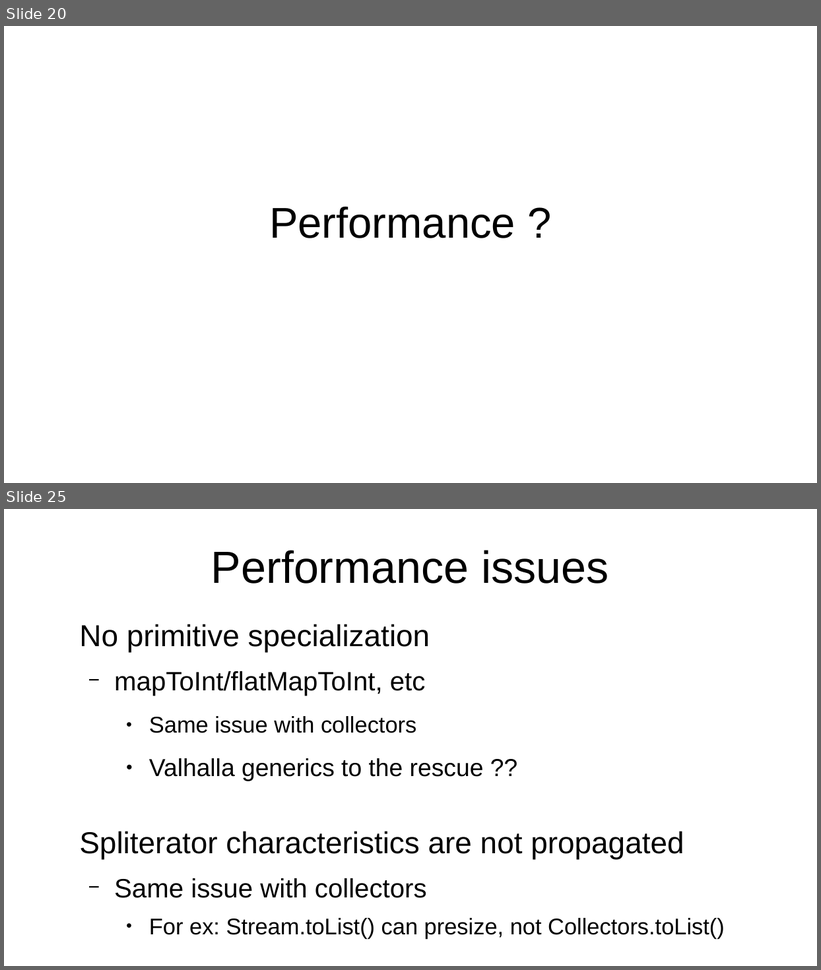
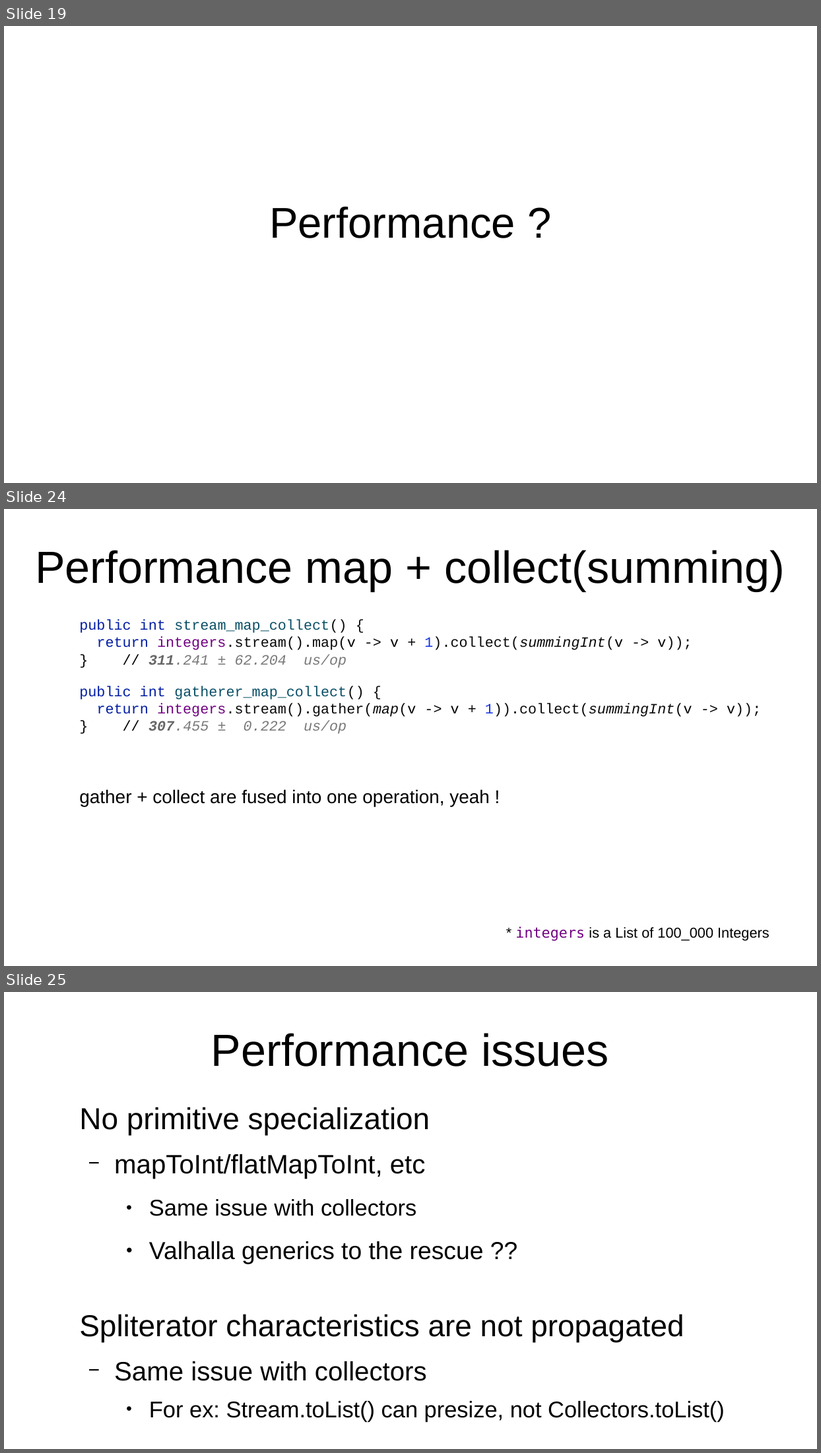
Before and after one commit to forax/we_are_all_to_gather, a slide deck: We are all to gather.odp. Shown one above the other, each under a label of ours: slides 20 and 25 before the commit, slides 19, 24 and 25 after it; the slides between them are not shown. The pictures are 821x970 and 821x1453 pixels, drawn with LibreOffice and Linux fonts; fonts in the diff are those of the drawing. Boxes give left, top, right and bottom in pixels: in the first picture for what was removed or moved away, otherwise in the second. Text is boxed around its words. In the diff, an @@ line names an element or a change of style, - is before the commit and + after.

```diff
--- a/We are all to gather.odp
+++ b/We are all to gather.odp
@@ slide 24 added at (4,509,817,966), background #FFFFFF @@
@@ title added at (35,550,785,591), 44 pt, text #000000 @@
+Performance map + collect(summing)
@@ text added at (79,620,761,807), 14 pt, text #090909 @@
+public int stream_map_collect() {
+return integers.stream().map(v -> v + 1).collect(summingInt(v -> v));
+} // 311.241 ± 62.204 us/op
+public int gatherer_map_collect() {
+return integers.stream().gather(map(v -> v + 1)).collect(summingInt(v -> v));
+} // 307.455 ± 0.222 us/op
+gather + collect are fused into one operation, yeah !
@@ text added at (516,927,770,941), 14 pt, text #000000 @@
+* integers is a List of 100_000 Integers
@@ what was slide 20 is now slide 19 @@
```
Also in this commit, not shown: 12 slides changed, 6 other slides added, 7 slides removed, 1 other file.
